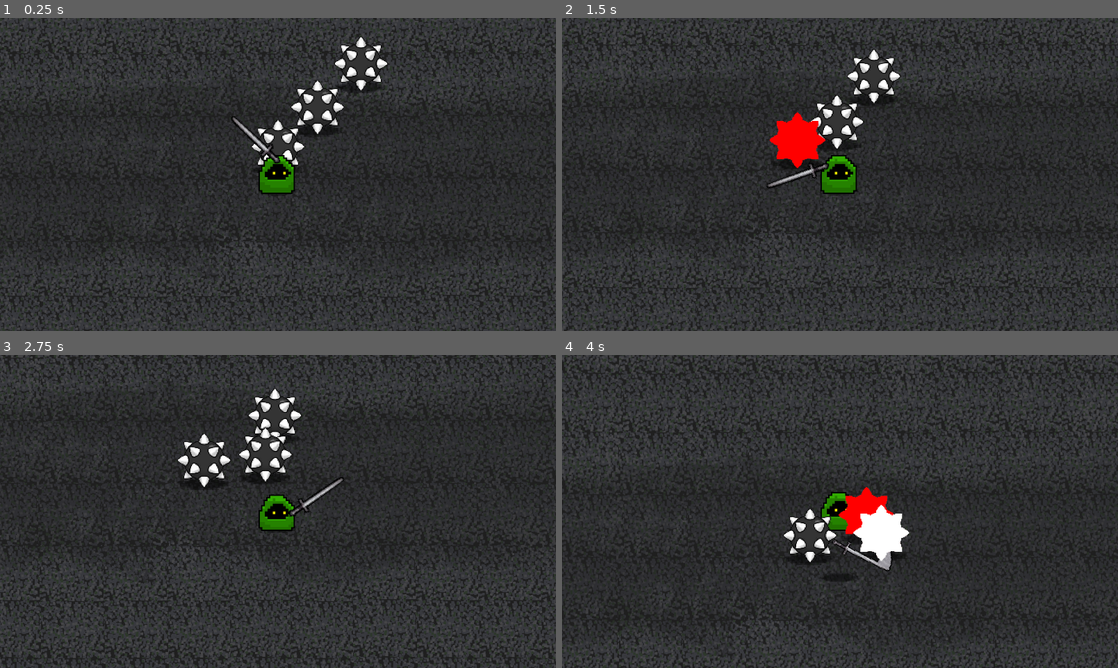
Above: before the commit, frames 1-4 (two rows, left to right).
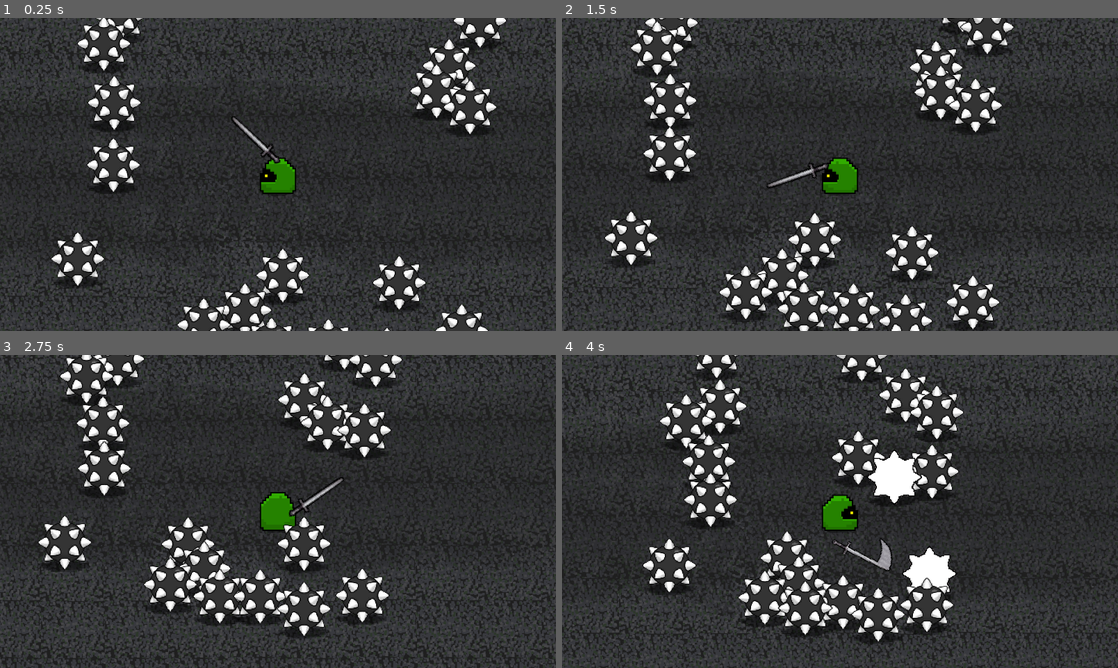
Above: after the commit, the same moments.

Repository: Deltunes/MSU-Game-Jam-2025
Game: Godot game, scene res://scenes/level.tscn
The game is run twice, just before and just after one commit, with the same random seed, the same clock (stepped at 60 frames per second) and the same inputs.
Inputs (mouse positions are in pixels of both pictures, inside the frame that each line leads up to):
- Up to frame 1 (0.25 s): no input
- Up to frame 2 (1.5 s): move the mouse to (962, 158) at 0.52 s; hold D (right) 0.53-1.28 s; tap Space (spaceBar) at 0.6 s; move the mouse to (728, 190) at 1.27 s; hold S (down) from 1.28 s (still down); click (728, 190) at 1.35 s
- Up to frame 3 (2.75 s): tap Space (spaceBar) at 1.55, 2.1 s; move the mouse to (333, 442) at 2.02 s; release S (down) at 2.03 s; hold D (right) from 2.03 s (still down)
- Up to frame 4 (4 s): move the mouse to (812, 574) at 2.77 s; release D (right) at 2.78 s; hold W (up) 2.78-3.53 s; tap Space (spaceBar) at 2.85, 3.8 s; move the mouse to (1006, 558) at 3.52 s; press the mouse at (1006, 558) at 3.53 s; hold A (left) from 3.53 s (still down)

The runs differ from the first frame. In frame 1, 9.4% of the frame differs, in the area x 9-92%, y 0-100%; in frame 2, 12%; in frame 3, 12%; in frame 4, 27%, in the area x 0-100%, y 0-100%.

Commit message:
player hurtbox + directional animation

Diff:
--- a/scenes/enemy.tscn
+++ b/scenes/enemy.tscn
@@ -1,31 +1,21 @@
-[gd_scene load_steps=10 format=3 uid="uid://bk14fyoq5jkex"]
+[gd_scene load_steps=12 format=3 uid="uid://bk14fyoq5jkex"]
 
 [ext_resource type="Script" path="res://scripts/enemy.gd" id="1_1vrt4"]
-[ext_resource type="Texture2D" uid="uid://cjx2qd6kr5abx" path="res://images/obstacleAnim.png" id="2_p8hnf"]
+[ext_resource type="Texture2D" uid="uid://b2mkb32n4uk0t" path="res://images/obstacleAnim.png" id="2_p8hnf"]
 [ext_resource type="Texture2D" uid="uid://duntc3x4bw84e" path="res://images/shadow.png" id="3_5grjh"]
 [ext_resource type="PackedScene" uid="uid://cd3l21lxo6adu" path="res://scenes/hurtbox.tscn" id="4_go5ww"]
+[ext_resource type="PackedScene" uid="uid://cj1v27dsx1kpp" path="res://scenes/hitbox.tscn" id="5_phwbl"]
 
-[sub_resource type="RectangleShape2D" id="RectangleShape2D_6dmn8"]
-size = Vector2(30.5, 16.125)
+[sub_resource type="CapsuleShape2D" id="CapsuleShape2D_02r2i"]
+radius = 14.2188
+height = 44.0
 
 [sub_resource type="CircleShape2D" id="CircleShape2D_ehesp"]
 radius = 23.6326
 
-[sub_resource type="Animation" id="Animation_k0ekm"]
-resource_name = "hurt"
-length = 0.5
-tracks/0/type = "value"
-tracks/0/imported = false
-tracks/0/enabled = true
-tracks/0/path = NodePath("Sprite2D2:frame")
-tracks/0/interp = 1
-tracks/0/loop_wrap = true
-tracks/0/keys = {
-"times": PackedFloat32Array(0, 0.1, 0.2, 0.3, 0.4),
-"transitions": PackedFloat32Array(1, 1, 1, 1, 1),
-"update": 1,
-"values": [1, 2, 1, 2, 0]
-}
+[sub_resource type="CapsuleShape2D" id="CapsuleShape2D_qgily"]
+radius = 14.5
+height = 44.0
 
 [sub_resource type="Animation" id="Animation_dqxtu"]
 length = 0.001
@@ -42,6 +32,22 @@
 "values": [0]
 }
 
+[sub_resource type="Animation" id="Animation_k0ekm"]
+resource_name = "hurt"
+length = 0.4
+tracks/0/type = "value"
+tracks/0/imported = false
+tracks/0/enabled = true
+tracks/0/path = NodePath("Sprite2D2:frame")
+tracks/0/interp = 0
+tracks/0/loop_wrap = true
+tracks/0/keys = {
+"times": PackedFloat32Array(0, 0.1, 0.2, 0.3),
+"transitions": PackedFloat32Array(1, 1, 1, 1),
+"update": 0,
+"values": [1, 2, 1, 2]
+}
+
 [sub_resource type="AnimationLibrary" id="AnimationLibrary_flll6"]
 _data = {
 "RESET": SubResource("Animation_dqxtu"),
@@ -53,8 +59,13 @@
 y_sort_enabled = true
 scale = Vector2(2, 2)
 collision_layer = 4
-collision_mask = 7
+collision_mask = 5
 script = ExtResource("1_1vrt4")
+
+[node name="CollisionShape2D" type="CollisionShape2D" parent="."]
+position = Vector2(0, -10)
+rotation = 1.5708
+shape = SubResource("CapsuleShape2D_02r2i")
 
 [node name="Sprite2D2" type="Sprite2D" parent="."]
 texture_filter = 1
@@ -69,10 +80,6 @@
 scale = Vector2(2, 2)
 texture = ExtResource("3_5grjh")
 
-[node name="CollisionShape2D" type="CollisionShape2D" parent="."]
-position = Vector2(0, -10)
-shape = SubResource("RectangleShape2D_6dmn8")
-
 [node name="Hurtbox" parent="." instance=ExtResource("4_go5ww")]
 collision_layer = 4
 collision_mask = 8
@@ -80,6 +87,13 @@
 [node name="CollisionShape2D" parent="Hurtbox" index="0"]
 position = Vector2(0, -31)
 shape = SubResource("CircleShape2D_ehesp")
+
+[node name="Hitbox" parent="." instance=ExtResource("5_phwbl")]
+
+[node name="CollisionShape2D" parent="Hitbox" index="0"]
+position = Vector2(0, -10)
+rotation = 1.5708
+shape = SubResource("CapsuleShape2D_qgily")
 
 [node name="AnimationPlayer" type="AnimationPlayer" parent="."]
 libraries = {
@@ -93,3 +107,4 @@
 [connection signal="area_entered" from="Hurtbox" to="." method="_on_hurtbox_area_entered"]
 
 [editable path="Hurtbox"]
+[editable path="Hitbox"]
--- a/scenes/level.tscn
+++ b/scenes/level.tscn
@@ -1,8 +1,7 @@
-[gd_scene load_steps=6 format=3 uid="uid://4y5y45nd7uuw"]
+[gd_scene load_steps=5 format=3 uid="uid://4y5y45nd7uuw"]
 
 [ext_resource type="Script" path="res://scripts/level.gd" id="1_27o2w"]
 [ext_resource type="PackedScene" uid="uid://shn281wsep5j" path="res://scenes/player.tscn" id="1_l4ykr"]
-[ext_resource type="PackedScene" uid="uid://bk14fyoq5jkex" path="res://scenes/enemy.tscn" id="3_i73sn"]
 [ext_resource type="Texture2D" uid="uid://cp2b7owjnyq51" path="res://images/stone.png" id="3_xqwpe"]
 
 [sub_resource type="RectangleShape2D" id="RectangleShape2D_mf60x"]
@@ -14,10 +13,6 @@
 script = ExtResource("1_27o2w")
 
 [node name="Player" parent="." instance=ExtResource("1_l4ykr")]
-
-[node name="Enemy" parent="." instance=ExtResource("3_i73sn")]
-visible = false
-position = Vector2(160, 24)
 
 [node name="Walls" type="Node2D" parent="."]
 
@@ -88,5 +83,4 @@
 
 [editable path="Player"]
 [editable path="Player/CharacterSprite/Weapon Controller/Sword/Hitbox"]
-[editable path="Enemy"]
-[editable path="Enemy/Hurtbox"]
+[editable path="Player/Hurtbox"]
--- a/scenes/player.tscn
+++ b/scenes/player.tscn
@@ -6,9 +6,16 @@
 [ext_resource type="Texture2D" uid="uid://ccqg43q0nmwyg" path="res://images/swordAnim.png" id="4_07bb1"]
 [ext_resource type="PackedScene" uid="uid://cj1v27dsx1kpp" path="res://scenes/hitbox.tscn" id="5_65lwp"]
 [ext_resource type="Texture2D" uid="uid://duntc3x4bw84e" path="res://images/shadow.png" id="5_ipg7d"]
+[ext_resource type="PackedScene" uid="uid://cd3l21lxo6adu" path="res://scenes/hurtbox.tscn" id="7_oq02g"]
+
+[sub_resource type="RectangleShape2D" id="RectangleShape2D_pj3io"]
+size = Vector2(240, 57.1665)
 
 [sub_resource type="RectangleShape2D" id="RectangleShape2D_hfh1x"]
 size = Vector2(34.8635, 246.026)
+
+[sub_resource type="RectangleShape2D" id="RectangleShape2D_w3mxa"]
+size = Vector2(236.667, 130)
 
 [sub_resource type="Animation" id="Animation_7c1vc"]
 length = 0.001
@@ -75,6 +82,7 @@
 
 [sub_resource type="Animation" id="Animation_aws26"]
 resource_name = "forwardWalk"
+length = 0.6
 loop_mode = 1
 tracks/0/type = "value"
 tracks/0/imported = false
@@ -83,7 +91,7 @@
 tracks/0/interp = 1
 tracks/0/loop_wrap = true
 tracks/0/keys = {
-"times": PackedFloat32Array(0, 0.5),
+"times": PackedFloat32Array(0, 0.3),
 "transitions": PackedFloat32Array(1, 1),
 "update": 1,
 "values": [0, 1]
@@ -156,30 +164,85 @@
 "values": [true, false]
 }
 
+[sub_resource type="Animation" id="Animation_gj30w"]
+resource_name = "backwardWalk"
+length = 0.6
+loop_mode = 1
+tracks/0/type = "value"
+tracks/0/imported = false
+tracks/0/enabled = true
+tracks/0/path = NodePath("CharacterSprite:frame")
+tracks/0/interp = 1
+tracks/0/loop_wrap = true
+tracks/0/keys = {
+"times": PackedFloat32Array(0, 0.3),
+"transitions": PackedFloat32Array(1, 1),
+"update": 1,
+"values": [2, 3]
+}
+
+[sub_resource type="Animation" id="Animation_isfk4"]
+resource_name = "rightWalk"
+length = 0.6
+loop_mode = 1
+tracks/0/type = "value"
+tracks/0/imported = false
+tracks/0/enabled = true
+tracks/0/path = NodePath("CharacterSprite:frame")
+tracks/0/interp = 1
+tracks/0/loop_wrap = true
+tracks/0/keys = {
+"times": PackedFloat32Array(0, 0.3),
+"transitions": PackedFloat32Array(1, 1),
+"update": 1,
+"values": [6, 7]
+}
+
+[sub_resource type="Animation" id="Animation_nj33w"]
+resource_name = "leftWalk"
+length = 0.6
+loop_mode = 1
+tracks/0/type = "value"
+tracks/0/imported = false
+tracks/0/enabled = true
+tracks/0/path = NodePath("CharacterSprite:frame")
+tracks/0/interp = 1
+tracks/0/loop_wrap = true
+tracks/0/keys = {
+"times": PackedFloat32Array(0, 0.3),
+"transitions": PackedFloat32Array(1, 1),
+"update": 1,
+"values": [4, 5]
+}
+
 [sub_resource type="AnimationLibrary" id="AnimationLibrary_2ty12"]
 _data = {
 "RESET": SubResource("Animation_7c1vc"),
+"backwardWalk": SubResource("Animation_gj30w"),
 "forwardWalk": SubResource("Animation_aws26"),
 "jump": SubResource("Animation_p4l77"),
+"leftWalk": SubResource("Animation_nj33w"),
+"rightWalk": SubResource("Animation_isfk4"),
 "swordSwipe": SubResource("Animation_rknqu")
 }
-
-[sub_resource type="RectangleShape2D" id="RectangleShape2D_pj3io"]
-size = Vector2(240, 57.1665)
 
 [node name="CharacterBody2D" type="CharacterBody2D"]
 z_index = 1
 y_sort_enabled = true
 scale = Vector2(0.3, 0.3)
 collision_layer = 2
-collision_mask = 5
 script = ExtResource("1_u40if")
+
+[node name="WallCollider" type="CollisionShape2D" parent="."]
+position = Vector2(-10, 120)
+shape = SubResource("RectangleShape2D_pj3io")
 
 [node name="CharacterSprite" type="Sprite2D" parent="."]
 texture_filter = 1
 scale = Vector2(10, 10)
 texture = ExtResource("2_c1dx4")
-hframes = 2
+hframes = 4
+vframes = 2
 
 [node name="Weapon Controller" type="Node2D" parent="CharacterSprite"]
 y_sort_enabled = true
@@ -215,6 +278,12 @@
 scale = Vector2(10, 10)
 texture = ExtResource("5_ipg7d")
 
+[node name="Hurtbox" parent="." instance=ExtResource("7_oq02g")]
+
+[node name="CollisionShape2D" parent="Hurtbox" index="0"]
+position = Vector2(-8.33333, 81.6667)
+shape = SubResource("RectangleShape2D_w3mxa")
+
 [node name="WeaponAnimation" type="AnimationPlayer" parent="."]
 speed_scale = 2.0
 libraries = {
@@ -227,8 +296,11 @@
 "": SubResource("AnimationLibrary_2ty12")
 }
 
-[node name="WallCollider" type="CollisionShape2D" parent="."]
-position = Vector2(-10, 120)
-shape = SubResource("RectangleShape2D_pj3io")
+[node name="Timer" type="Timer" parent="."]
+wait_time = 0.5
+one_shot = true
+
+[connection signal="area_entered" from="Hurtbox" to="." method="_on_hurtbox_area_entered"]
 
 [editable path="CharacterSprite/Weapon Controller/Sword/Hitbox"]
+[editable path="Hurtbox"]
--- a/scripts/characterMover.gd
+++ b/scripts/characterMover.gd
@@ -1,30 +1,44 @@
 extends CharacterBody2D
 
 var inAir = false
+var hitable = true
+var direction = Vector2(0, 0)
+var speed = 100
+var hitSpeed = 500
 
 func _physics_process(_delta):
 	# Player Movement
-	var direction = Input.get_vector("left", "right", "up", "down").normalized()
-	var speed = 100
-	velocity = direction * speed
+	if ($Timer.is_stopped()):
+		hitable = true
+		hitSpeed = 500
+		direction = Input.get_vector("left", "right", "up", "down").normalized()
+		velocity = direction * speed
+	else:
+		hitable = false
+		velocity = direction * hitSpeed
+		hitSpeed *= 0.9
+
 
 	# Weapon Attack
 	if (Input.is_action_pressed("leftClick") && !$WeaponAnimation.is_playing()):
 		$WeaponAnimation.play("swordSwipe")
 
-	# Is Player in Air?
-	if ($PlayerAnimation.current_animation == "jump"):
-		inAir = true
-	else:
-		inAir = false
+	var mouseAng = $".".get_local_mouse_position().angle() / PI * 180
+	print(mouseAng)
 
-	# Jump
-	if (Input.is_action_just_pressed("spaceBar")):
-		$PlayerAnimation.play("jump")
-
-	elif (direction.x != 0 && inAir == false):
-		if(!$PlayerAnimation.is_playing()):
-			$PlayerAnimation.play("forwardWalk")
+	# Walking
+	if (mouseAng >= 45 && mouseAng <= 135 && !$PlayerAnimation.current_animation == "forwardWalk"):
+		$PlayerAnimation.stop()
+		$PlayerAnimation.play("forwardWalk")
+	elif (mouseAng < -45 && mouseAng > -135 && !$PlayerAnimation.current_animation == "backwardWalk"):
+		$PlayerAnimation.stop()
+		$PlayerAnimation.play("backwardWalk")
+	elif (mouseAng < 45 && mouseAng > -45 && !$PlayerAnimation.current_animation == "rightWalk"):
+		$PlayerAnimation.stop()
+		$PlayerAnimation.play("rightWalk")
+	elif ((mouseAng < -135 || mouseAng > 135) && !$PlayerAnimation.current_animation == "leftWalk"):
+		$PlayerAnimation.stop()
+		$PlayerAnimation.play("leftWalk")
 
 	if move_and_slide():
 		resolve_collisions()
@@ -35,3 +49,11 @@
 		var body := collision.get_collider() as RigidBody2D
 		if body:
 			body.apply_force(-500 * collision.get_normal())
+
+func _on_hurtbox_area_entered(hitbox):
+	if (hitable == true):
+		direction = Vector2($".".position.x - hitbox.get_parent().position.x, $".".position.y - hitbox.get_parent().position.y).normalized()
+		#var damage = hitbox.damage
+		#self.health -= damage
+		#$AnimationPlayer.play("hurt")
+		$Timer.start()
--- a/scripts/enemy.gd
+++ b/scripts/enemy.gd
@@ -10,11 +10,13 @@
 		var damage = hitbox.damage
 		self.health -= damage
 		$AnimationPlayer.play("hurt")
-		print("Enemy hit!")
 		$Timer.start()
 
 func _physics_process(_delta):
 	if ($Timer.is_stopped()):
+		$AnimationPlayer.play("RESET")
+		if (health <= 0):
+			self.queue_free()
 		hitable = true
 		hitSpeed = 500
 		var direction = Vector2($"../Player".position.x - $".".position.x, $"../Player".position.y - $".".position.y).normalized()
@@ -23,9 +25,6 @@
 		hitable = false
 		var mousePos = $"../Player".get_local_mouse_position().normalized()
 		velocity = mousePos * hitSpeed
-		hitSpeed *= 0.9
-
-	if (health <= 0):
-		self.queue_free()
+		hitSpeed *= 0.95
 
 	move_and_slide()
--- a/scripts/level.gd
+++ b/scripts/level.gd
@@ -1,14 +1,25 @@
 extends Node2D
 
-
+var rng = RandomNumberGenerator.new()
 # Called when the node enters the scene tree for the first time.
 func _ready():
 	var enemyScene = preload("res://scenes/enemy.tscn")
-	var enemyNum = 3
+	var enemyNum = 20
+	var enemyScale
+	var randomX
+	var randomY
+	var playerMargin = 300
 	for i in enemyNum:
 		var instance = enemyScene.instantiate()
-		instance.position.x = i * 100
-		instance.position.y = -i * 100
+
+		randomX = rng.randf_range(-500.0, 500.0)
+		randomY = rng.randf_range(-500.0, 500.0)
+		while ((randomX >= $Player.position.x - playerMargin && randomX <= $Player.position.x + playerMargin) && (randomY >= $Player.position.y - playerMargin && randomY <= $Player.position.y + playerMargin)):
+			randomX = rng.randf_range(-500.0, 500.0)
+			randomY = rng.randf_range(-500.0, 500.0)
+
+		instance.position.x = randomX
+		instance.position.y = randomY
 		instance.speed = 50
 		add_child(instance)
 
Binary file changed: images/characterAnim.png
Binary file changed: images/obstacleAnim.png
Not shown, changed: images/obstacleAnim.png.import
Not shown: 1 places in scenes/player.tscn that only renumber resources
